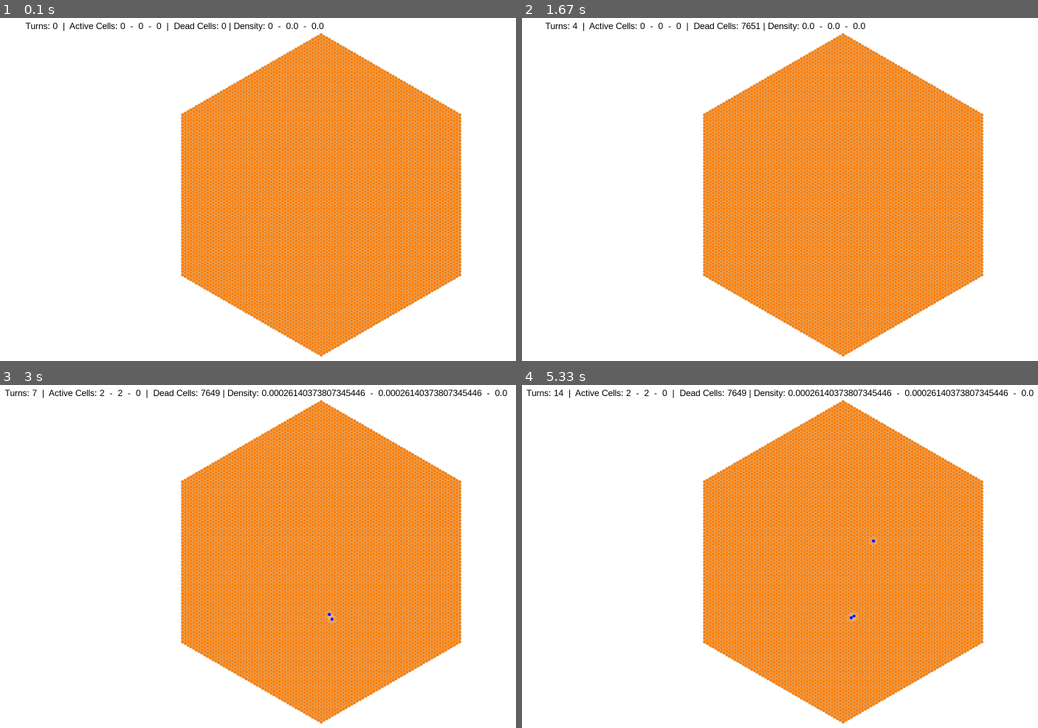
Above: before the commit, frames 1-4 (two rows, left to right).
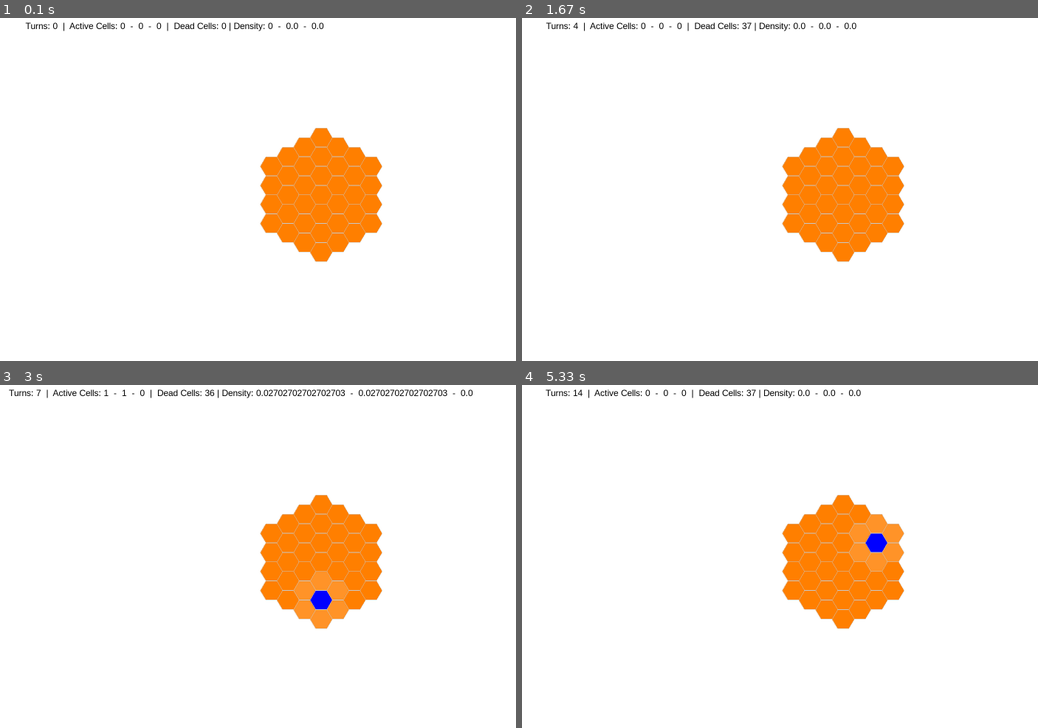
Above: after the commit, the same moments.

Repository: s4b4ch4br4v4/Pygame-Hexagonal-Cellular-Automata
Game: pygame game, started from main.py
Same seed, same stepped clock (60 frames per second), same inputs: the game is played once before the commit and once after it.
Inputs (mouse positions are in pixels of both pictures, inside the frame that each line leads up to):
- Up to frame 1 (0.1 s): no input
- Up to frame 2 (1.67 s): tap Space at 0.33, 1.07, 1.37, 1.57 s; click (847, 230) at 0.72 s; move the mouse to (635, 117) at 1.03 s
- Up to frame 3 (3 s): tap Space at 1.9, 2.2, 2.73 s; click (330, 618) at 2.38 s; move the mouse to (outside the picture) at 2.7 s
- Up to frame 4 (5.33 s): tap Space at 3.03, 3.3, 3.63, 3.93, 4.07, 4.47, 4.77 s; click (872, 542) at 5.12 s

The runs differ from the first frame. In frame 1, 35% of the frame differs, in the area x 35-90%, y 4-99%; in frame 2, 36%; in frame 3, 37%, in the area x 0-99%, y 1-99%; in frame 4, 37%.

Commit message:
Refactored the code: removed unnecessary parts and added new features like different types of borderline cells, which are now stored in a set and written to a specific file. Also separated the informational wave into two parts: one for the blue side and one for the red side.

Diff:
--- a/main.py
+++ b/main.py
@@ -26,9 +26,10 @@
 # Настройки экрана
 WIDTH, HEIGHT = 1800, 1400
 FPS = 30
-CELL_RADIUS = 5
-radius = 50
-
+CELL_RADIUS = 30
+radius = 3
+
+# Дифференциал цвета
 COLOR_D = 40
 
 # Цвета
@@ -36,8 +37,10 @@
 GRAY = (200, 200, 200)
 BLACK = (0, 0, 0)
 RED = (255, 0, 0)
+YELLOW = (255, 255, 0)
 GREEN = (0, 255, 0)
 BLUE = (0, 0, 255)
+CYAN = (0, 255, 255)
 
 # Определите цвета для каждого состояния
 colors = {
@@ -60,11 +63,19 @@
 
 # Клетки информационные и нетронутые
 informational_wave_cells = []
+blue_info_wave = []
+red_info_wave = []
 untouched_cells = []
+
 info_wave_len = []
 untouched_cells_len = []
 
-# Дата
+# Клетки границы:
+cyan_borderline_cells = set()
+yellow_borderline_cells = set()
+black_borderline_cells = set()
+
+# Текущая дата
 current_date = datetime.datetime.now().strftime("%Y-%m-%d_%H-%M-%S")
 
 # Инициализация Pygame
@@ -88,12 +99,14 @@
     return grid
 
 
+# Конвертация в пиксельные координаты монитора
 def hex_to_pixel(q, r):
     x = CELL_RADIUS * (3 / 2 * q)
     y = CELL_RADIUS * (m.sqrt(3) * (r + q / 2))
     return int(x + WIDTH // 2), int(y + HEIGHT // 2)
 
 
+# Рисование шестиугольника
 def draw_hexagon(surface, color, pos):
     x, y = pos
     points = []
@@ -106,6 +119,7 @@
     pygame.draw.polygon(surface, GRAY, points, 1)
 
 
+# Вычисление соседей
 def get_neighbors(cell):
     q, r = cell
     directions = [
@@ -119,6 +133,7 @@
 state = {cell: 0 for cell in grid}
 
 
+# Условия среды
 def update_state():
     global state
     global first_count
@@ -164,6 +179,7 @@
     state = new_state  # Apply the new state
 
 
+# Вычисление граничных клеток
 def borderline_cells():
     borderline = []
     for cell in grid:
@@ -172,25 +188,43 @@
         type2_neighbors = sum(state.get(neighbor, 0) == 2 for neighbor in neighbors)
         dead_neighbors = sum(state.get(neighbor, 0) == 0 for neighbor in neighbors)
 
-        # If cell is dead and has at least one of each type around it
-        if state[cell] == 0 and type1_neighbors > 0 and type2_neighbors > 0:
+        if state[cell] == 0 and type1_neighbors * type2_neighbors * dead_neighbors != 0:
             borderline.append(cell)
-        # If cell is type 1 or 2 and has both other types as neighbors
-        elif (state[cell] == 1 and type2_neighbors > 0 and dead_neighbors > 0) or (
-                state[cell] == 2 and type1_neighbors > 0 and dead_neighbors > 0):
+        elif state[cell] == 1 and type1_neighbors * type2_neighbors * dead_neighbors != 0:
             borderline.append(cell)
+        elif state[cell] == 2 and type1_neighbors * type2_neighbors * dead_neighbors != 0:
+            borderline.append(cell)
 
     return borderline
 
 
+# Измененеие их цвета а так же добывает определённые типы граничных клеток
 def update_borderline_color():
+    cyan_borderline_cells.clear()
+    yellow_borderline_cells.clear()
+    black_borderline_cells.clear()
+
     borderline = borderline_cells()
     for cell in borderline:
+        neighbors = get_neighbors(cell)
+
+        type1_neighbors = sum(state.get(neighbor, 0) == 1 for neighbor in neighbors)
+        type2_neighbors = sum(state.get(neighbor, 0) == 2 for neighbor in neighbors)
+
         q, r = hex_to_pixel(*cell)
 
-        draw_hexagon(screen, BLACK, (q, r))
-
-
+        if type1_neighbors > type2_neighbors:
+            cyan_borderline_cells.add(cell)
+            draw_hexagon(screen, CYAN, (q, r))
+        elif type1_neighbors < type2_neighbors:
+            yellow_borderline_cells.add(cell)
+            draw_hexagon(screen, YELLOW, (q, r))
+        else:
+            black_borderline_cells.add(cell)
+            draw_hexagon(screen, BLACK, (q, r))
+
+
+# Поверка на смерть типа клеток чтобы остановить симуляцию
 def check_for_death():
     global state
     global single_turn_mode
@@ -202,6 +236,7 @@
         single_turn_mode = True
 
 
+# Сохраняет позиции клеток в файл которые после можно установить как начальная конфигурация
 def save_configuration(folder_path):
     filename = f"initial_configuration_{current_date}.txt"
     file_path = os.path.join(folder_path, filename)
@@ -217,6 +252,7 @@
                 file.write(f"{state_value}\n")  # Сохраняем значение состояния (0 или 1)
 
 
+# Установка начальной конфигурации
 def load_configuration(file_path):
     global state
 
@@ -238,6 +274,7 @@
         state[(q, r)] = state_value
 
 
+# Каждый шаг делает скриншот
 def save_screenshot(screen, turn_count, screenshot_folder):
     screenshot_folder_path = f"screenshot_folder_{current_date}"
     full_path = os.path.join(screenshot_folder, screenshot_folder_path)
@@ -249,32 +286,9 @@
     pygame.image.save(screen, file_path)
 
 
-def save_informational_wave(file_path):
-    with open(file_path, "a") as file:
-        print(info_wave_len[0])
-        turn = 1
-        for length in info_wave_len:
-            file.write(f"{turn}, {length}\n")
-            turn += 1
-
-
-def save_untouched_cells(file_path):
-    with open(file_path, "a") as file:
-        print(untouched_cells_len[0])
-        turn = 1
-        for length in untouched_cells_len:
-            file.write(f"{turn}, {length}\n")
-            turn += 1
-
-
 # Пути к папкам
 folder_path = "data_of_grids"
 screenshot_folder = "grid_screenshots"
-info_wave_folder = "informational_wave"
-untouched_cells_folder = "untouched_cells"
-
-info_wave_file = os.path.join(info_wave_folder, f"informational_wave_{current_date}.txt")
-untouched_cells_file = os.path.join(untouched_cells_folder, f"untouched_cells_{current_date}.txt")
 
 file_path = os.path.join(folder_path, f"data_{current_date}.csv")
 
@@ -287,7 +301,7 @@
 with open(file_path, 'w') as data:
     # Основной игровой цикл
     data.write(
-        f"turn_count; active_cells_count; dead_cells_count; first_count; second_count; density; density1; density2; borderline_cells_count;\n")
+        f"turn_count; active_cells_count; dead_cells_count; first_count; second_count; density; density1; density2; borderline_cells_count; borderline_cyan; borderline_yellow; borderline_black; info_wave; blue_info_wave; red_info_wave; untouched_cells_count;\n")
     running = True
     simulation_started = False
     record_interval = 1  # Интервал записи данных (1 шаг)
@@ -324,10 +338,12 @@
                 if event.key == pygame.K_l and pygame.key.get_mods() & pygame.KMOD_CTRL:
                     load_configuration(LOAD_PATH)
                 if event.key == pygame.K_ESCAPE:
-                    save_informational_wave(info_wave_file)
-                    save_untouched_cells(untouched_cells_file)
                     pygame.quit()
                     sys.exit()
+
+        informational_wave_cells.clear()
+        blue_info_wave.clear()
+        red_info_wave.clear()
 
         for cell in grid:
             x, y = hex_to_pixel(*cell)
@@ -340,14 +356,15 @@
                 type2 = sum(state.get(neighbor, 0) == 2 for neighbor in neighbors)
                 color = (255 - COLOR_D * type2, 255 / 2 + 20 * (type1 + type2), COLOR_D * type1)
                 # CD = COLOR_D, CD * type2 + CD * type1
+                if type1 != 0:
+                    blue_info_wave.append(cell)
+                if type2 != 0:
+                    red_info_wave.append(cell)
                 if type1 != 0 or type2 != 0:
                     informational_wave_cells.append(cell)
             if state_value == 0 and cell not in informational_wave_cells:
                 untouched_cells.append(cell)
             draw_hexagon(screen, color, (x, y))
-
-        if show_borderline:
-            update_borderline_color()
 
         # Обновление состояния только при запущенной симуляции
         if simulation_started or single_turn_mode:
@@ -356,8 +373,12 @@
             update_state()
             turn_count += 1
 
+            if show_borderline:
+                update_borderline_color()
+
             info_wave_len.append(len(informational_wave_cells))
             untouched_cells_len.append(len(untouched_cells))
+
             informational_wave_cells.clear()
             untouched_cells.clear()
 
@@ -382,7 +403,7 @@
             density2 = second_count / len(grid)
 
             data.write(
-                f"{turn_count}; {active_cells_count}; {dead_ …(65 unchanged characters)… }; {density2}; {len(borderline_cells())}\n")
+                f"{turn_count}; {active_cells_count}; {dead_ …(65 unchanged characters)… }; {density2}; {len(borderline_cells())}; {len(cyan_borderline_cells)}; {len(yellow_borderline_cells)}; {len(black_borderline_cells)}; {len(informational_wave_cells)}; {len(blue_info_wave)}; {len(red_info_wave)}; {untouched_cells_len[turn_count-1]};\n")
 
             # Запись данных в текстовый файл каждые record_interval шагов
             if turn_count >= next_record_turn:
